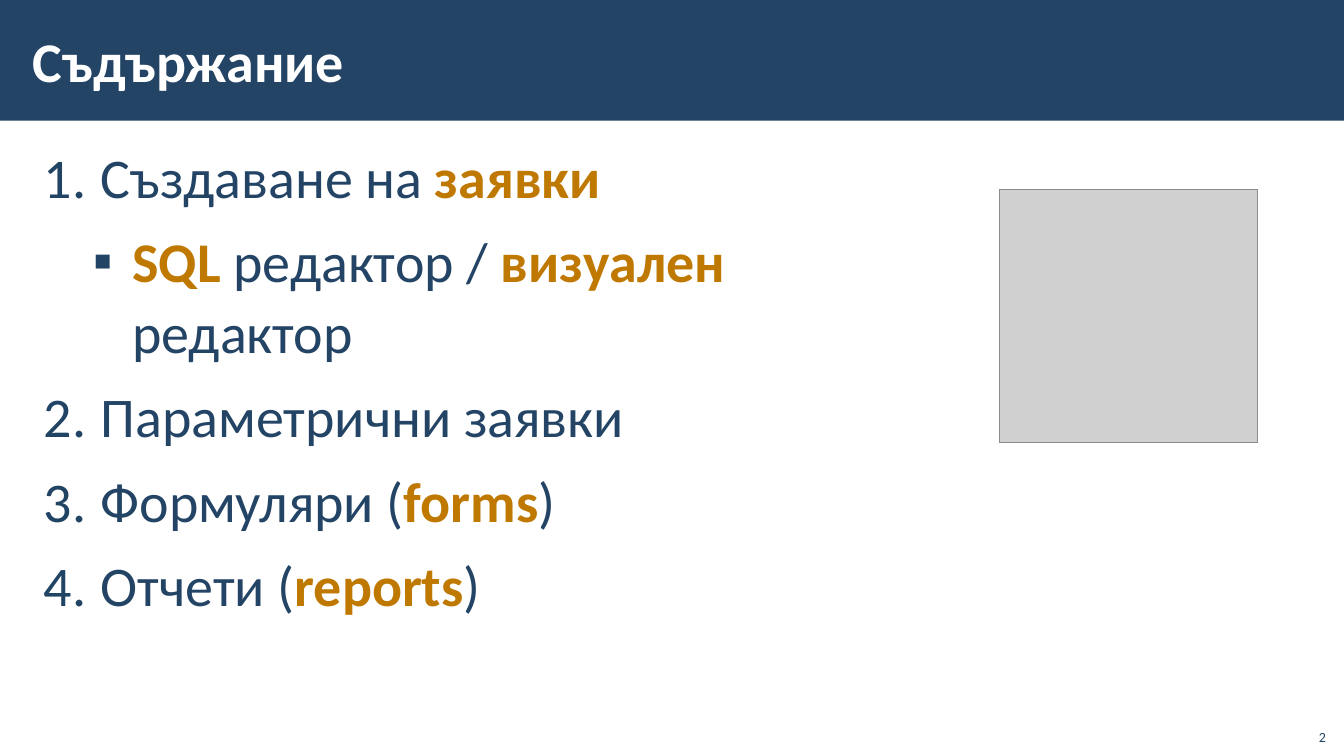
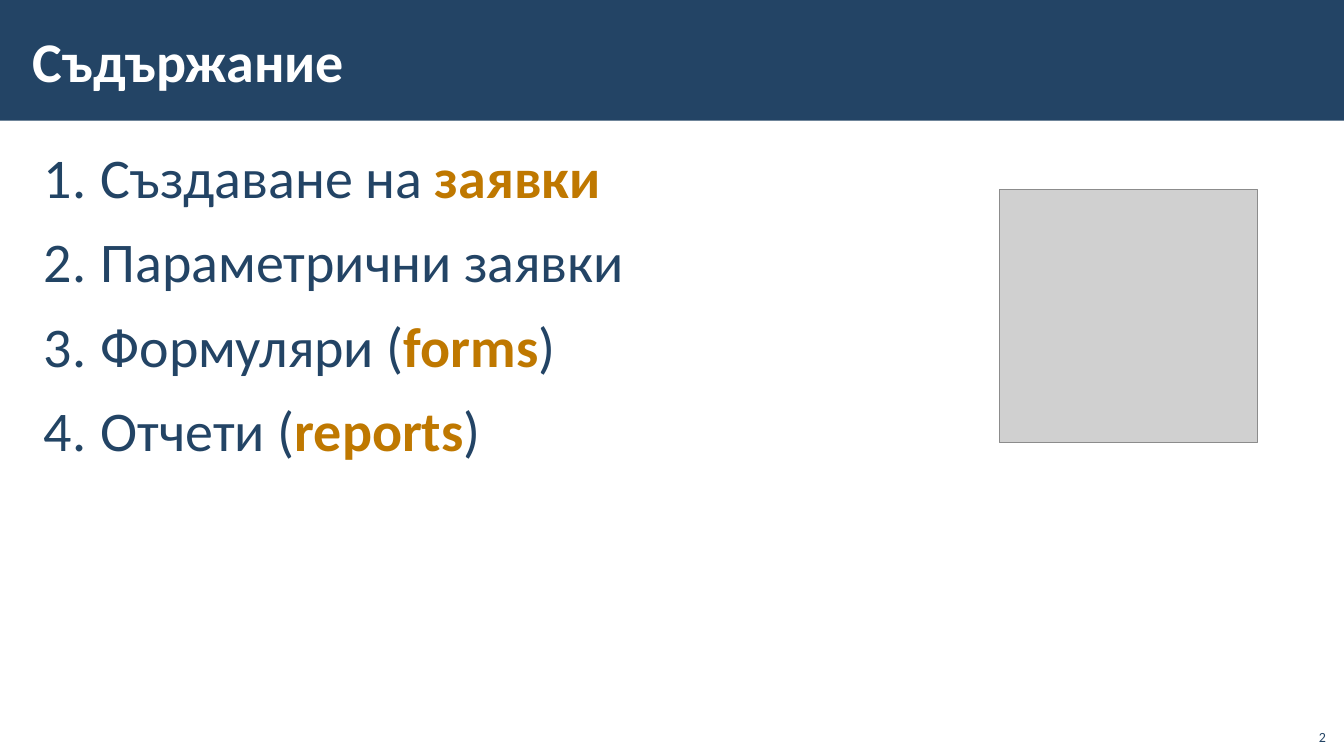
Before and after one commit to BG-IT-Edu/School-Programming, a slide deck: slide 2 of Courses/Software-Sciences/Module-3-Databases-New/13-MS-Access/13-MS-Access-Queries-Forms-Reports.pptx. Drawn at 1344x756 pixels with LibreOffice and Linux fonts; fonts in the diff are those of the drawing; grey boxes stand for pictures; background and template pictures are left out. Boxes give left, top, right and bottom in pixels: in the first picture for what was removed or moved away, otherwise in the second. Text is boxed around its words. In the diff, an @@ line names an element or a change of style, - is before the commit and + after.

```diff
--- a/Courses/Software-Sciences/Module-3-Databases-New/13-MS-Access/13-MS-Access-Queries-Forms-Reports.pptx
+++ b/Courses/Software-Sciences/Module-3-Databases-New/13-MS-Access/13-MS-Access-Queries-Forms-Reports.pptx
@@ text at <box>133,245,726,363</box>: paragraph removed @@
-  ▪ SQL редактор / визуален редактор
```
Also in this commit, not shown: 4 other slides changed.
